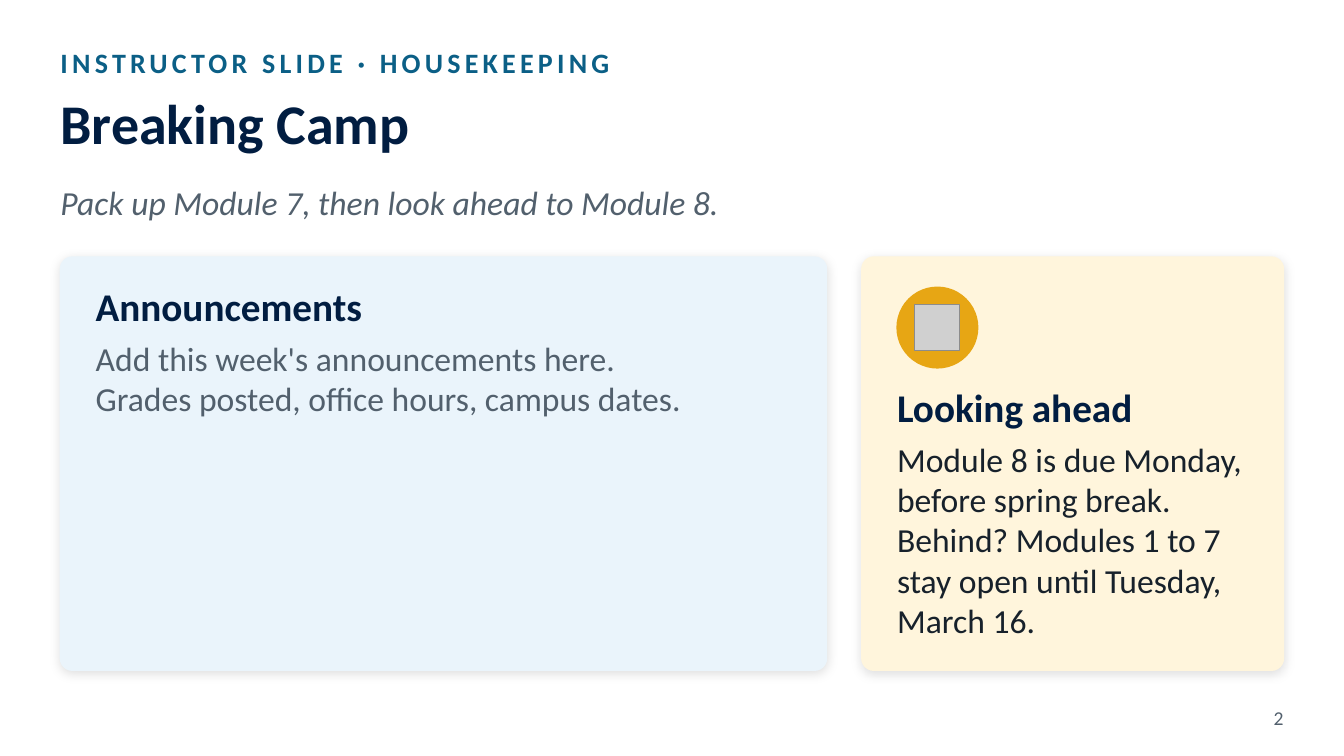
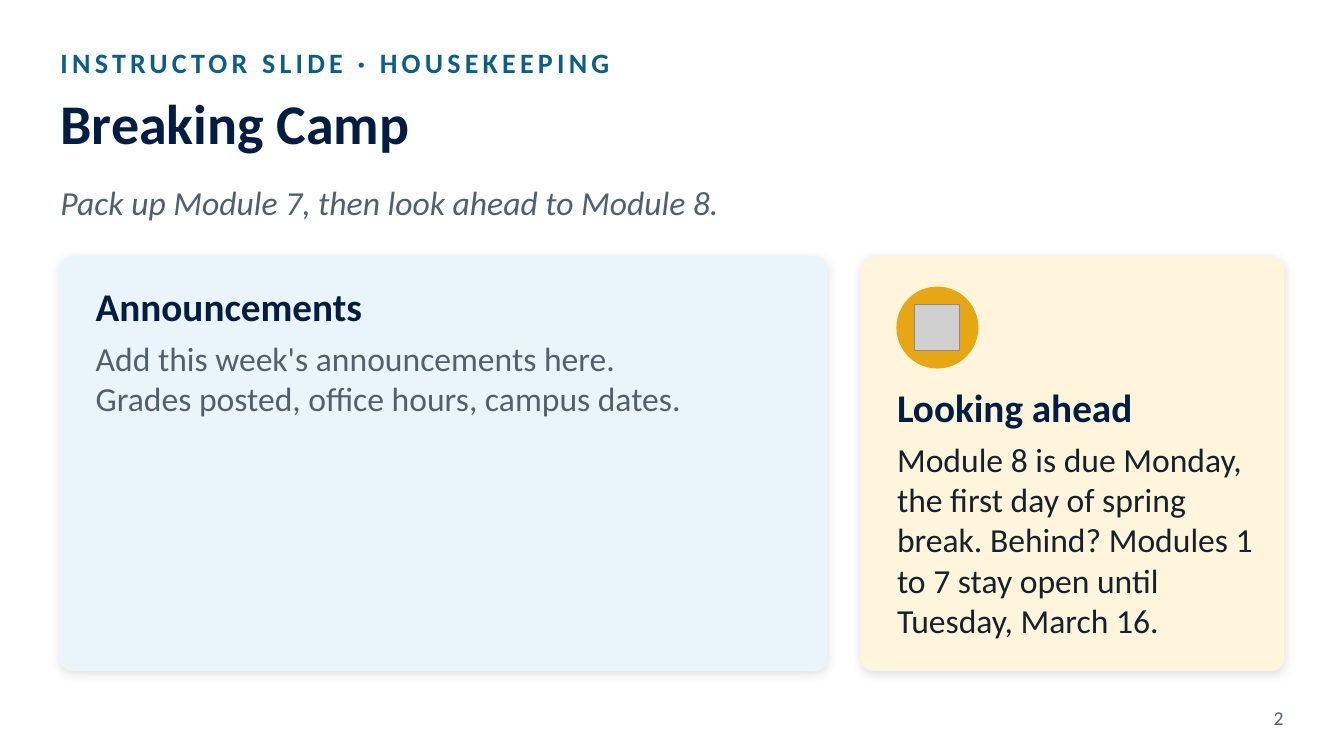
Before and after one commit to octc-instructional-design/FYE100-pathfinder-guidebook, a slide deck: slide 2 of downloads/slides/FYE100-Module08-Instructor-Slides.pptx. Drawn at 1344x756 pixels with LibreOffice and Linux fonts; fonts in the diff are those of the drawing; grey boxes stand for pictures. Boxes give left, top, right and bottom in pixels: in the first picture for what was removed or moved away, otherwise in the second. Text is boxed around its words. In the diff, an @@ line names an element or a change of style, - is before the commit and + after.

```diff
--- a/downloads/slides/FYE100-Module08-Instructor-Slides.pptx
+++ b/downloads/slides/FYE100-Module08-Instructor-Slides.pptx
@@ text at (x1=897, y1=448, x2=1253, y2=639): text changed @@
-Module 8 is due Monday, before spring break. Behind? Modules 1 to 7 stay open until Tuesday, March 16.
+Module 8 is due Monday, the first day of spring break. Behind? Modules 1 to 7 stay open until Tuesday, March 16.
```
Also in this commit, not shown: 3 other files.
